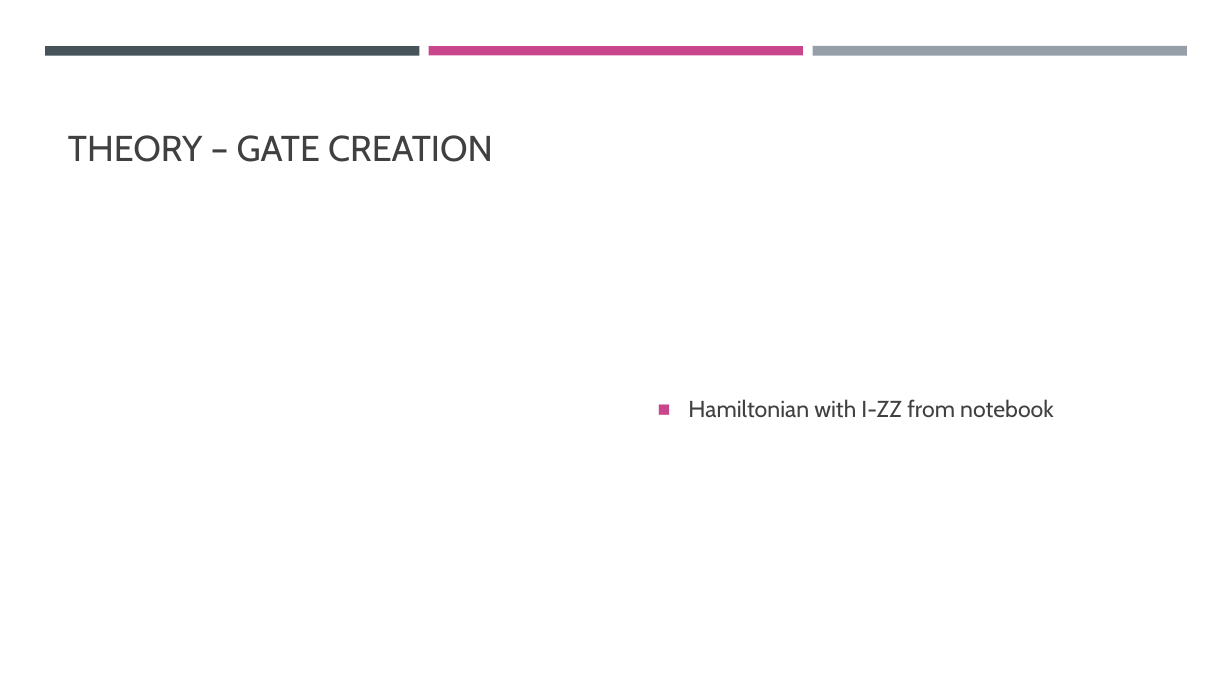
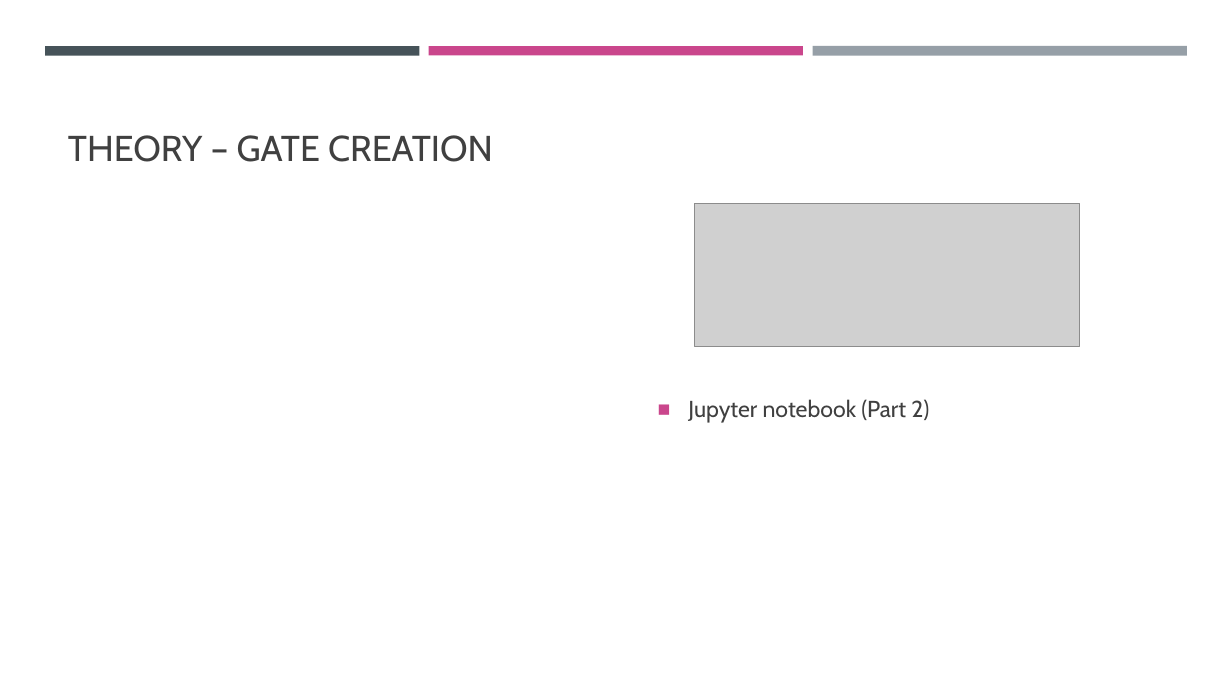
Before and after one commit to CodeJP97/QHT-2022-WoQ, a slide deck: slide 10 of Lecture.pptx. Drawn at 1232x693 pixels with LibreOffice and Linux fonts; fonts in the diff are those of the drawing; grey boxes stand for pictures. Boxes give left, top, right and bottom in pixels: in the first picture for what was removed or moved away, otherwise in the second. Text is boxed around its words. In the diff, an @@ line names an element or a change of style, - is before the commit and + after.

```diff
--- a/Lecture.pptx
+++ b/Lecture.pptx
@@ picture added at (695, 203, 1080, 347) @@
@@ text at (688, 399, 929, 423): text changed @@
-■ Hamiltonian with I-ZZ from notebook
+■ Jupyter notebook (Part 2)
```
Also in this commit, not shown: 5 other slides changed.
